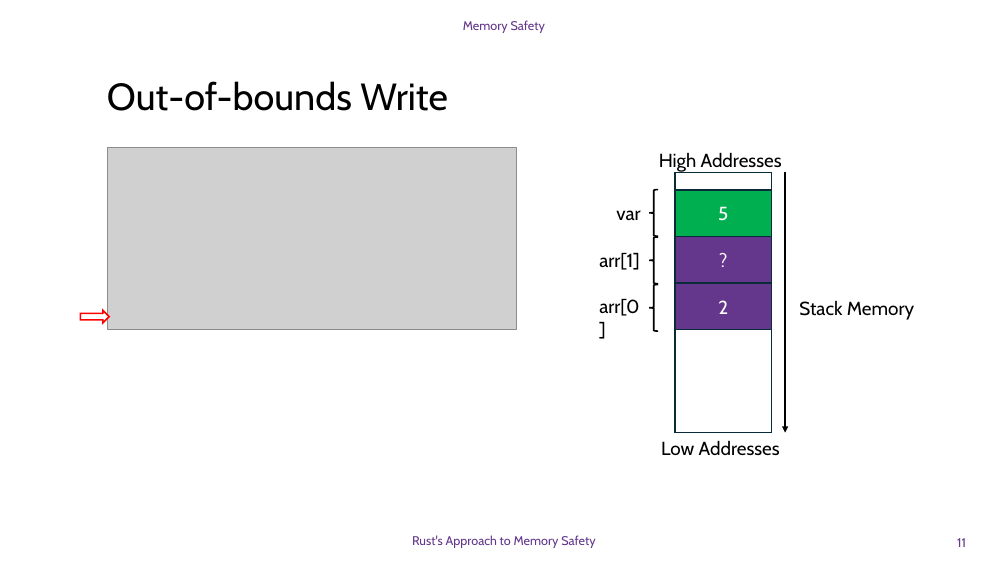
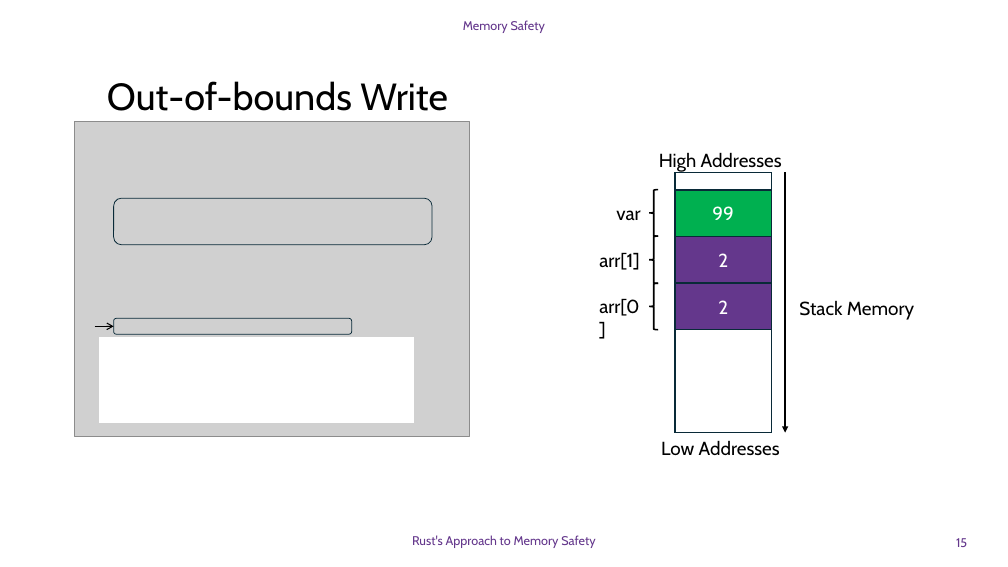
Before and after one commit to DavidGinfo/c-runtime-vs-rust-compiletime, a slide deck: slide 15 of Memory_Safety_Rust.pptx (slide 11 before the commit). Drawn at 1008x567 pixels with LibreOffice and Linux fonts; fonts in the diff are those of the drawing; grey boxes stand for pictures; background and template pictures are left out. Boxes give left, top, right and bottom in pixels: in the first picture for what was removed or moved away, otherwise in the second. Text is boxed around its words. In the diff, an @@ line names an element or a change of style, - is before the commit and + after.

```diff
--- a/Memory_Safety_Rust.pptx
+++ b/Memory_Safety_Rust.pptx
@@ picture added at (74,122,470,436) @@
@@ picture removed at (108,147,516,330) @@
@@ rounded rectangle added at (113,198,432,245), outline #092A39 0.75 pt @@
@@ text in rectangle at (712,206,734,220): text changed @@
-5
+99
@@ text in rectangle at (718,253,728,267): text changed @@
-?
+2
@@ right arrow removed at (80,310,109,323) @@
@@ arrow added from (95, 327) to (113, 327), #000000 1 pt @@
@@ rounded rectangle added at (113,318,352,334), outline #092A39 0.75 pt @@
@@ rectangle added at (100,338,413,423), fill #FFFFFF, outline #FFFFFF 1.5 pt @@
@@ page number at (956,538,967,547): text changed @@
-11
+15
```
Also in this commit, not shown: 13 other slides changed, 15 slides added, 1 slide removed.
